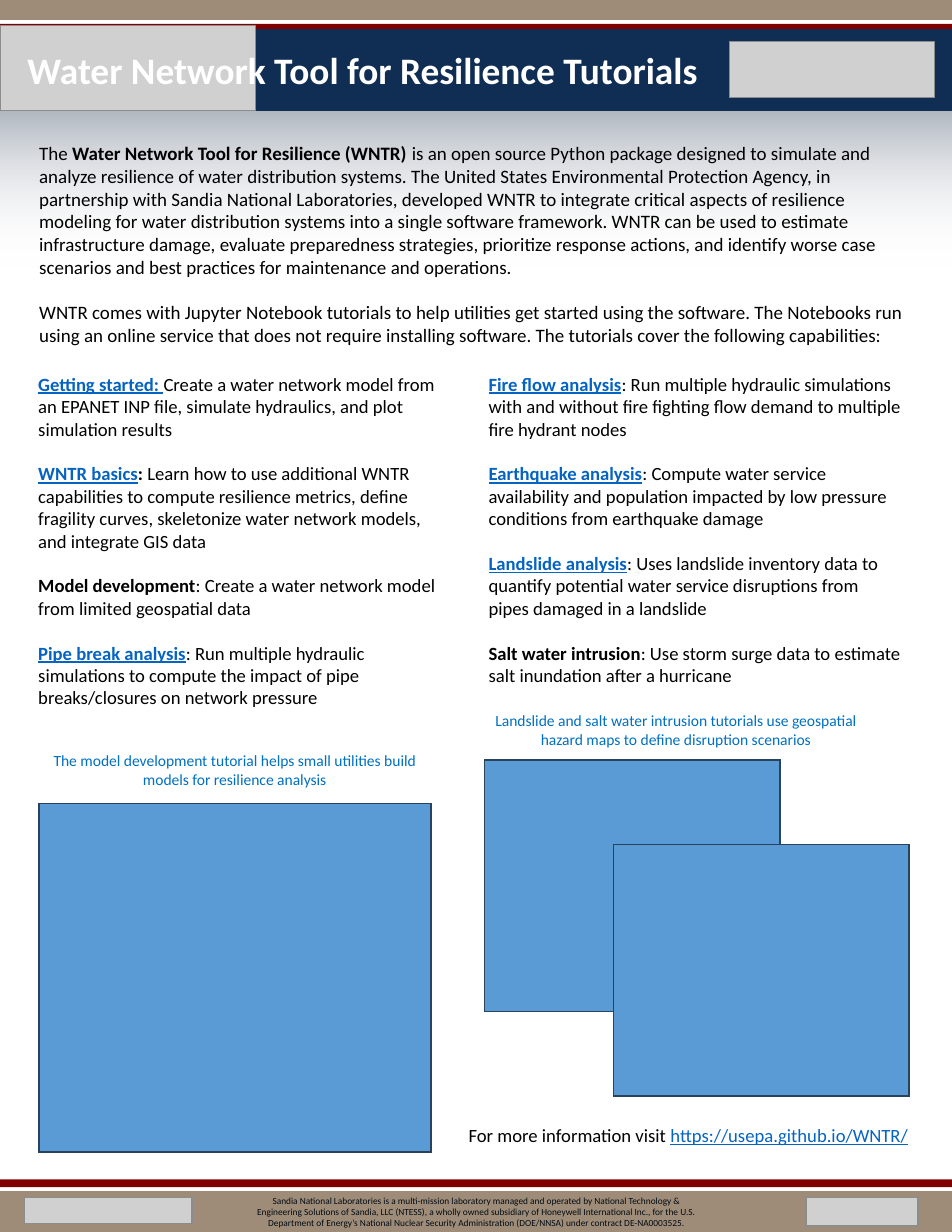
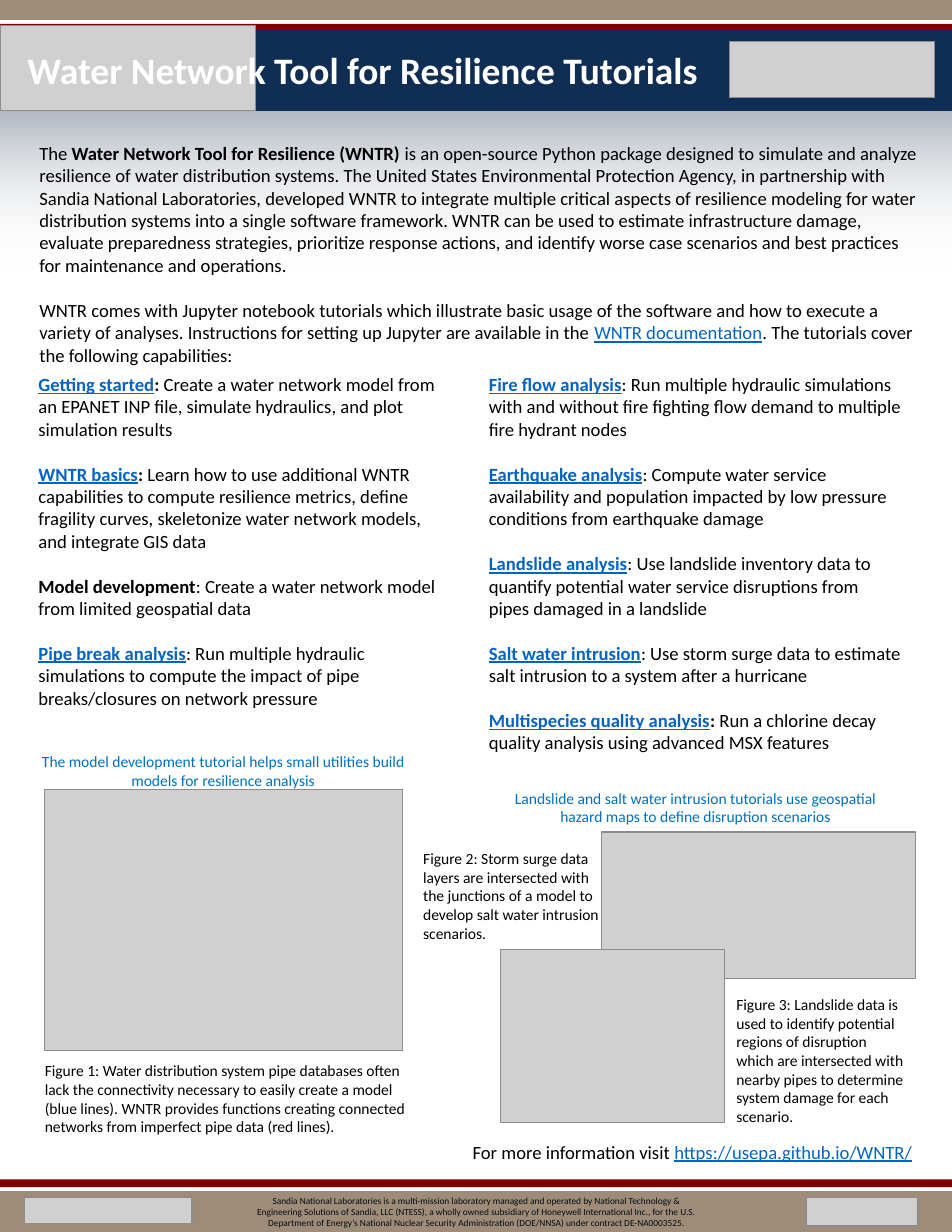
Before and after one commit to USEPA/WNTR, a slide deck: slide 1 of documentation/factsheets/WNTR_tutorials_factsheet.pptx. Drawn at 952x1232 pixels with LibreOffice and Linux fonts; fonts in the diff are those of the drawing; grey boxes stand for pictures. Boxes give left, top, right and bottom in pixels: in the first picture for what was removed or moved away, otherwise in the second. Text is boxed around its words. In the diff, an @@ line names an element or a change of style, - is before the commit and + after.

```diff
--- a/documentation/factsheets/WNTR_tutorials_factsheet.pptx
+++ b/documentation/factsheets/WNTR_tutorials_factsheet.pptx
@@ text at (39,146,916,366): text changed; size 12.2 to 12 pt @@
-The Water Network Tool for Resilience (WNTR) is an open source Python package designed to simulate and analyze resilience of water distribution systems. The United States Environmental Protection Agency, in partnership with Sandia National Laboratories, developed WNTR to integrate critical aspects of resilience modeling for water distribution systems into a single software framework. WNTR can be used to estimate infrastructure damage, evaluate preparedness strategies, prioritize response actions, and identify worse case scenarios and best practices for maintenance and operations.
-WNTR comes with Jupyter Notebook tutorials to help utilities get started using the software. The Notebooks run using an online service that does not require installing software. The tutorials cover the following capabilities:
+The Water Network Tool for Resilience (WNTR) is an open-source Python package designed to simulate and analyze resilience of water distribution systems. The United States Environmental Protection Agency, in partnership with Sandia National Laboratories, developed WNTR to integrate multiple critical aspects of resilience modeling for water distribution systems into a single software framework. WNTR can be used to estimate infrastructure damage, evaluate preparedness strategies, prioritize response actions, and identify worse case scenarios and best practices for maintenance and operations.
+WNTR comes with Jupyter notebook tutorials which illustrate basic usage of the software and how to execute a variety of analyses. Instructions for setting up Jupyter are available in the WNTR documentation. The tutorials cover the following capabilities:
@@ text at (38,378,435,436): text colour #0563C1 to #000000, underline off in "started:" @@
@@ text at (489,557,901,753): text changed @@
-Landslide analysis: Uses landslide inventory data to quantify potential water service disruptions from pipes damaged in a landslide
-Salt water intrusion: Use storm surge data to estimate salt inundation after a hurricane
+Landslide analysis: Use landslide inventory data to quantify potential water service disruptions from pipes damaged in a landslide
+Salt water intrusion: Use storm surge data to estimate salt intrusion to a system after a hurricane
+Multispecies quality analysis: Run a chlorine decay quality analysis using advanced MSX features
@@ text "The model development tutorial helps ...": place and size @@
-text "The model development tutorial helps ..." at (54,755,416,788)
+text "The model development tutorial helps ..." at (42,756,405,790)
@@ rectangle removed at (485,760,781,1011) @@
@@ rectangle removed at (39,804,431,1152) @@
@@ picture added at (45,790,403,1051) @@
@@ text "Landslide and salt water intrusion ...": place and size @@
-text "Landslide and salt water intrusion ..." at (495,715,856,748)
+text "Landslide and salt water intrusion ..." at (515,793,876,825)
@@ picture added at (601,832,915,979) @@
@@ text added at (423,853,598,939), 10 pt, text #000000 @@
+Figure 2: Storm surge data layers are intersected with the junctions of a model to develop salt water intrusion scenarios.
@@ rectangle removed at (614,844,909,1095) @@
@@ picture added at (501,950,725,1123) @@
@@ text added at (736,999,903,1122), 10 pt, text #000000 @@
+Figure 3: Landslide data is used to identify potential regions of disruption which are intersected with nearby pipes to determine system damage for each scenario.
@@ text added at (45,1065,405,1135), 10 pt, text #000000 @@
+Figure 1: Water distribution system pipe databases often lack the connectivity necessary to easily create a model (blue lines). WNTR provides functions creating connected networks from imperfect pipe data (red lines).
@@ text "For more information visit https://usepa.github.io/WNTR/": place and size @@
-text "For more information visit https://usepa.github.io/WNTR/" at (469,1129,907,1146)
+text "For more information visit https://usepa.github.io/WNTR/" at (473,1146,911,1163)
```
Also in this commit, not shown: 1 slide added, 5 other files.
